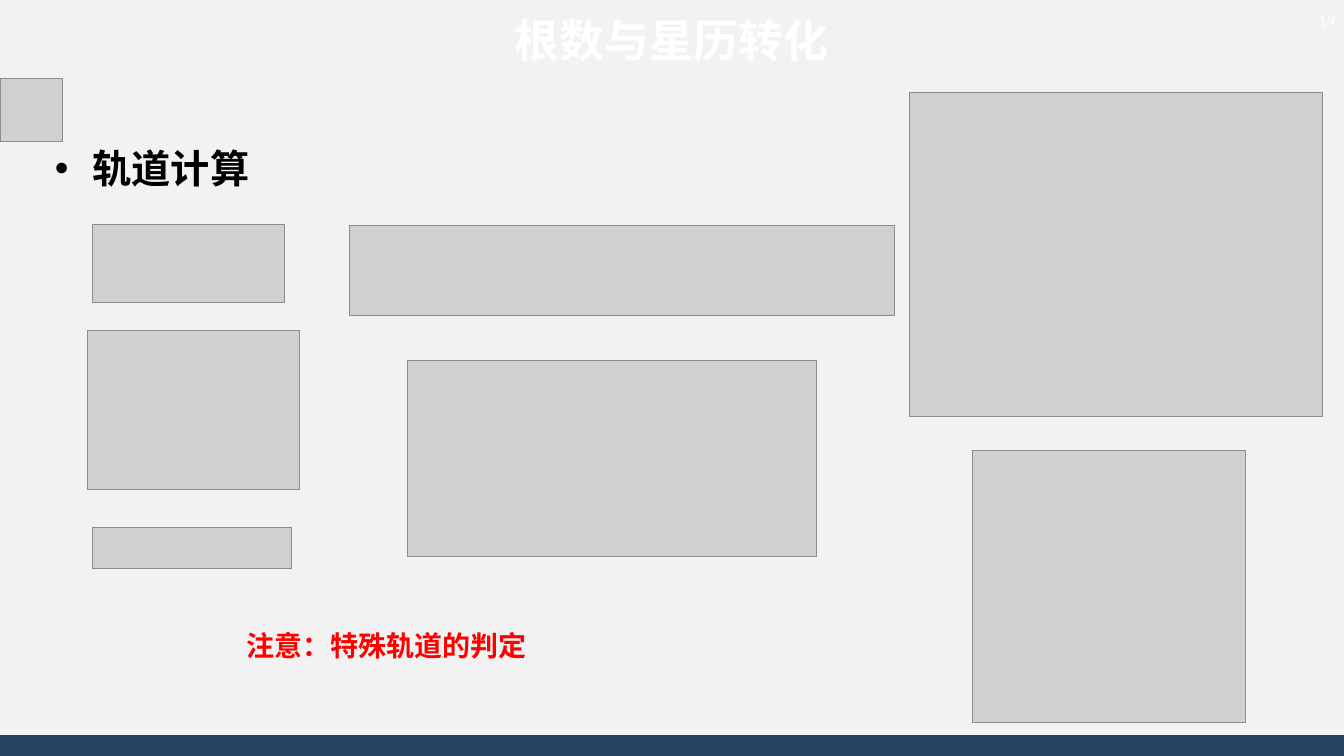
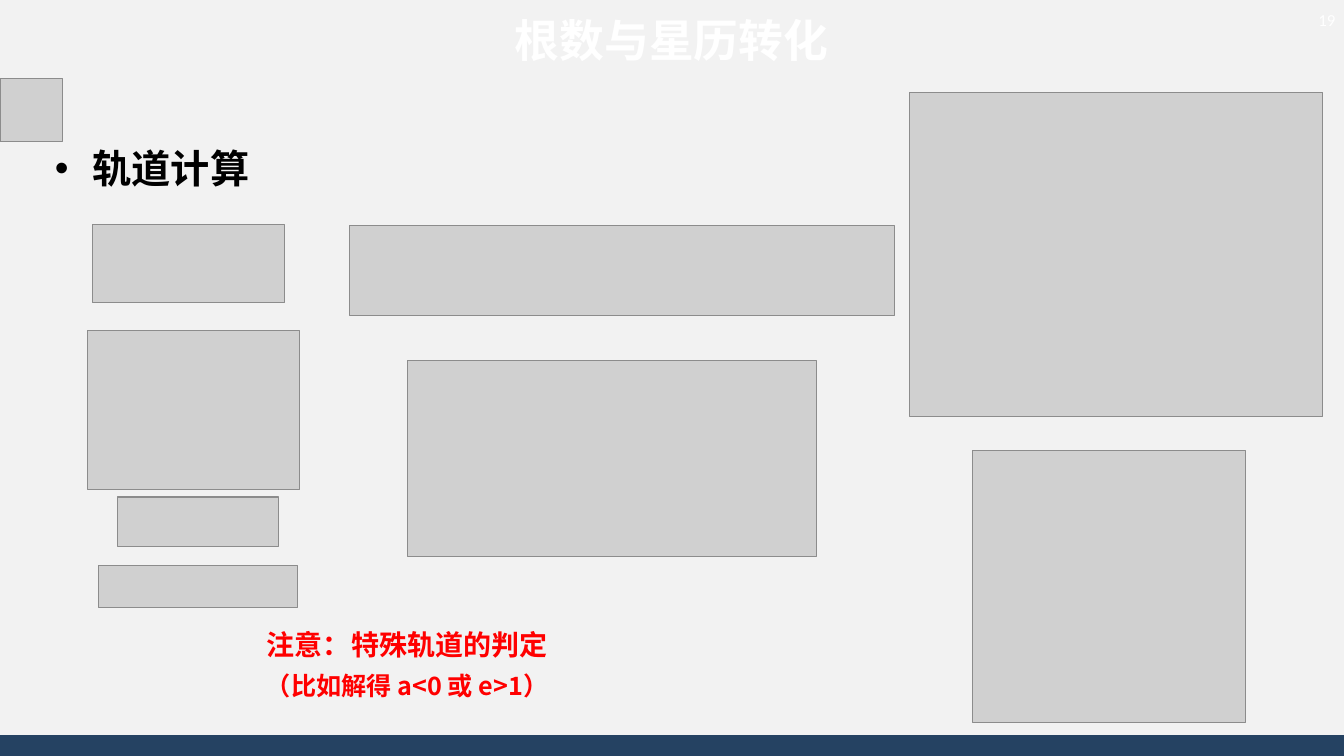
Before and after one commit to AsBackup/DAOSSA, a slide deck: slide 19 of 05-06 人造天体运动方程与二体问题积分.pptx. Drawn at 1344x756 pixels with LibreOffice and Linux fonts; fonts in the diff are those of the drawing; grey boxes stand for pictures; background and template pictures are left out. Boxes give left, top, right and bottom in pixels: in the first picture for what was removed or moved away, otherwise in the second. Text is boxed around its words. In the diff, an @@ line names an element or a change of style, - is before the commit and + after.

```diff
--- a/05-06 人造天体运动方程与二体问题积分.pptx
+++ b/05-06 人造天体运动方程与二体问题积分.pptx
@@ picture added at <box>118,497,279,546</box> @@
@@ picture removed at <box>92,527,291,569</box> @@
@@ picture added at <box>99,566,298,607</box> @@
@@ text at <box>267,631,547,658</box>: more space between paragraphs @@
@@ text at <box>266,673,549,698</box>: paragraph added @@
+（比如解得 a<0 或 e>1）
```
Also in this commit, not shown: 1 other file.
